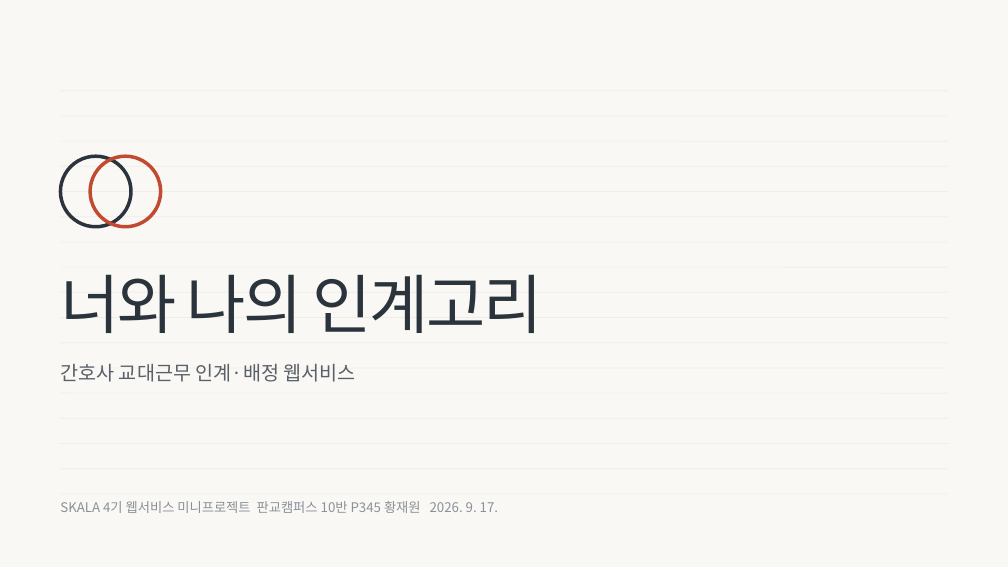
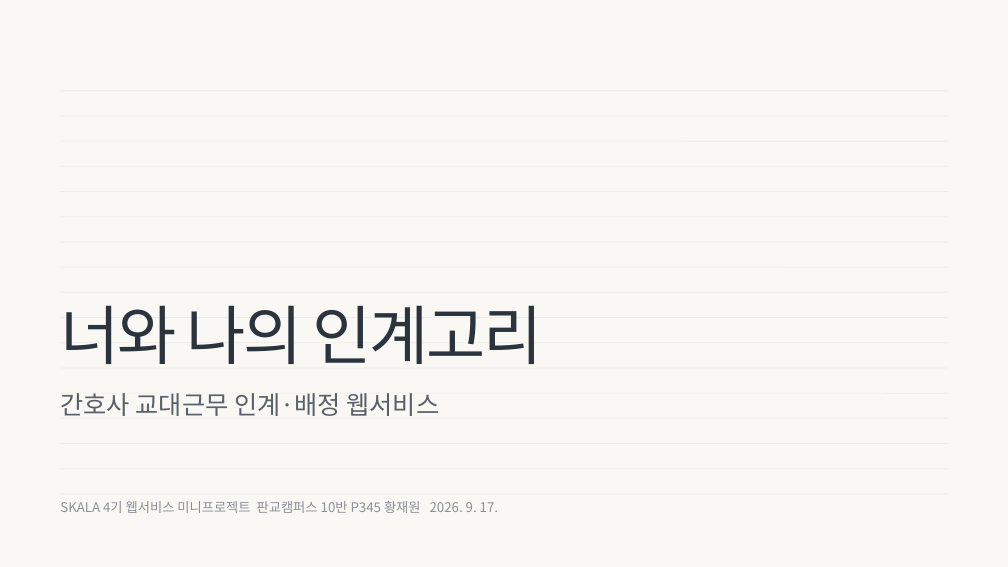
Before and after one commit to wodnjs2020136144/skala-webservice-mini, a slide deck: slide 1 of deliverables/10반_황재원_너와나의인계고리-발표용.pptx. Drawn at 1008x567 pixels with LibreOffice and Linux fonts; fonts in the diff are those of the drawing. Boxes give left, top, right and bottom in pixels: in the first picture for what was removed or moved away, otherwise in the second. Text is boxed around its words. In the diff, an @@ line names an element or a change of style, - is before the commit and + after.

```diff
--- a/deliverables/10반_황재원_너와나의인계고리-발표용.pptx
+++ b/deliverables/10반_황재원_너와나의인계고리-발표용.pptx
@@ ellipse removed at <box>60,156,131,227</box> @@
@@ ellipse removed at <box>90,156,160,227</box> @@
@@ text "너와 나의 인계고리": place and size @@
-text "너와 나의 인계고리" at <box>60,274,543,333</box>
+text "너와 나의 인계고리" at <box>60,305,543,364</box>
@@ text "간호사 교대근무 인계·배정 웹서비스": place and size @@
-text "간호사 교대근무 인계·배정 웹서비스" at <box>60,364,356,382</box>
+text "간호사 교대근무 인계·배정 웹서비스" at <box>60,393,440,416</box>
@@ text "간호사 교대근무 인계·배정 웹서비스" at <box>60,393,440,416</box>: size 14 to 18 pt @@
```
Also in this commit, not shown: 5 other slides changed.
